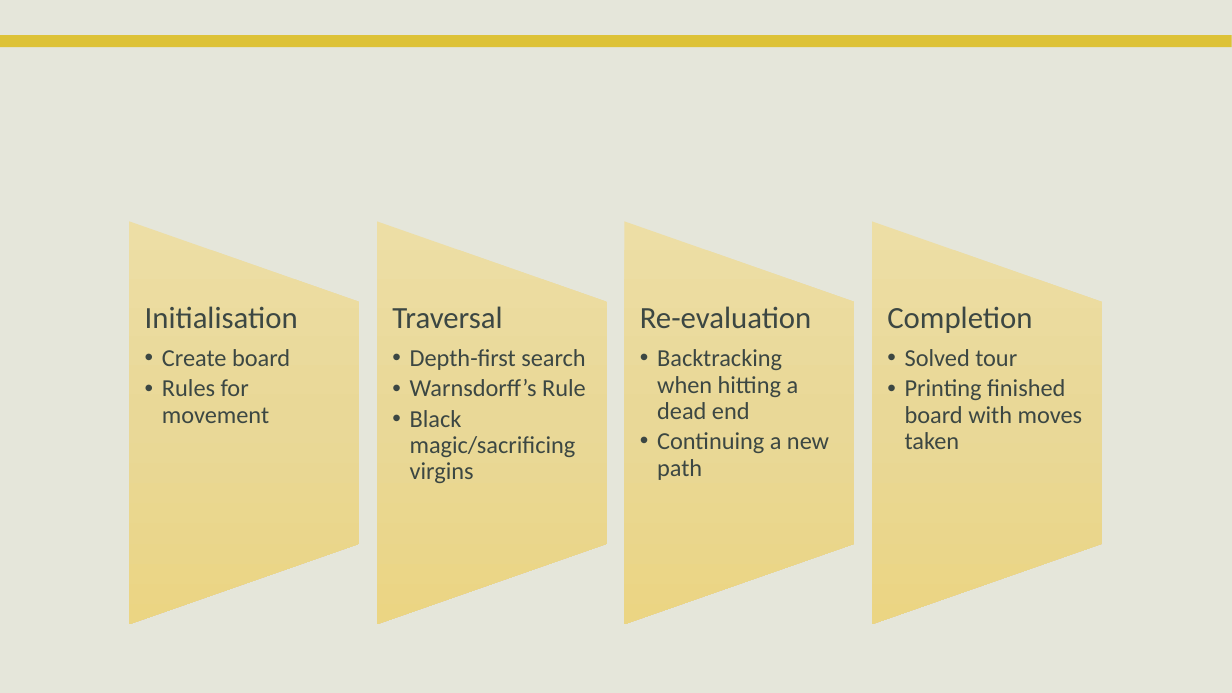
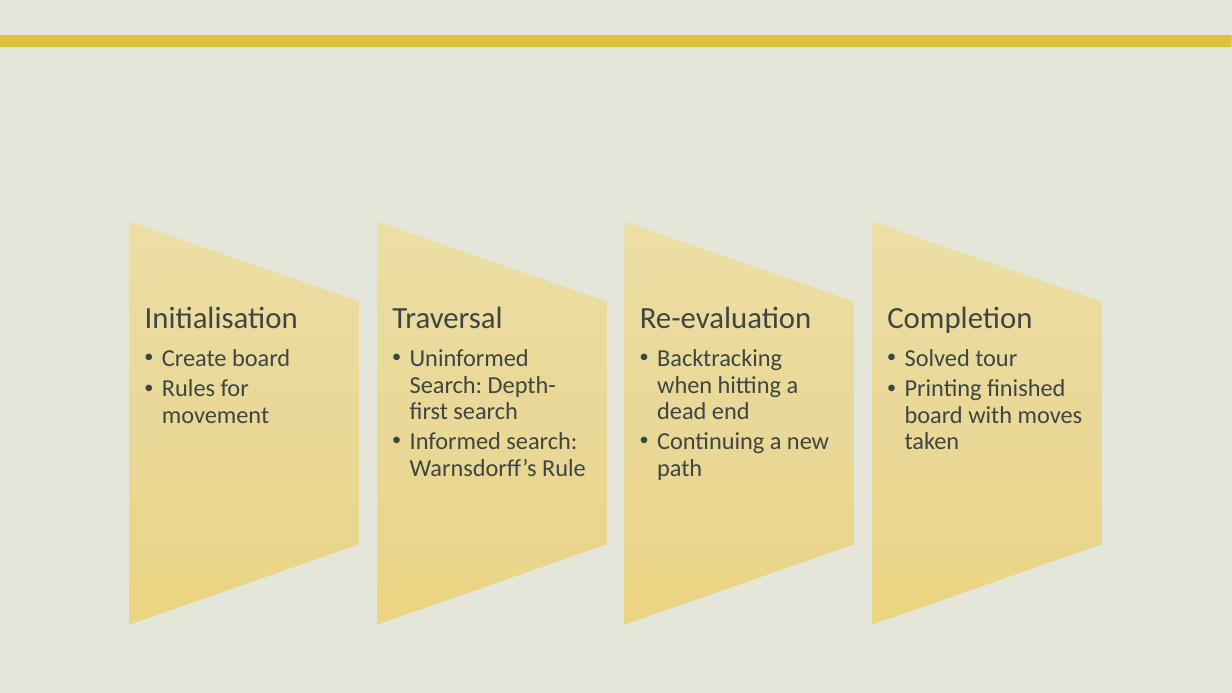
Before and after one commit to PhilipCastiglione/SIT215_PBL2, a slide deck: slide 5 of PST_2.pptx (slide 4 before the commit). Drawn at 1232x693 pixels with LibreOffice and Linux fonts; fonts in the diff are those of the drawing; background and template pictures are left out. Boxes give left, top, right and bottom in pixels: in the first picture for what was removed or moved away, otherwise in the second. Text is boxed around its words. In the diff, an @@ line names an element or a change of style, - is before the commit and + after.

```diff
--- a/PST_2.pptx
+++ b/PST_2.pptx
@@ text at (410,349,586,476): text changed @@
-  •• Depth-first search
-  •• Warnsdorff’s Rule
-  •• Black magic/sacrificing virgins
+  •• Uninformed Search: Depth-first search
+  •• Informed search: Warnsdorff’s Rule
```
Also in this commit, not shown: 3 other slides changed, 2 slides added, 5 slides removed.
